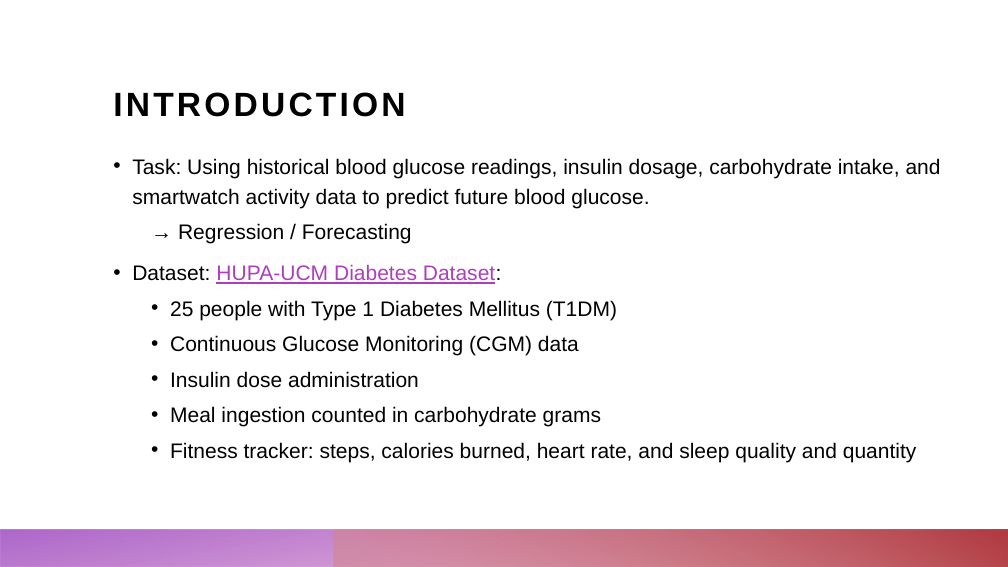
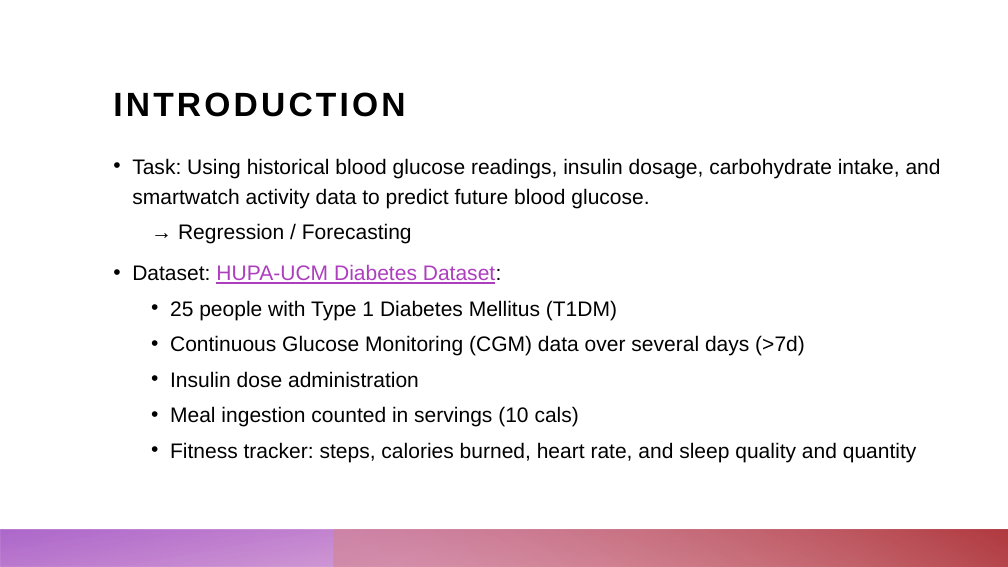
Before and after one commit to ChristopherKunze-Git/AdvancedTimeSeriesCourse-Engineering-Data, a slide deck: slide 2 of 4_Presentation/Blood_glucose_prediction.pptx. Drawn at 1008x567 pixels with LibreOffice and Linux fonts; fonts in the diff are those of the drawing. Boxes give left, top, right and bottom in pixels: in the first picture for what was removed or moved away, otherwise in the second. Text is boxed around its words. In the diff, an @@ line names an element or a change of style, - is before the commit and + after.

Commit message:
presentation+

```diff
--- a/4_Presentation/Blood_glucose_prediction.pptx
+++ b/4_Presentation/Blood_glucose_prediction.pptx
@@ text at <box>170,335,805,356</box>: text changed @@
-  • Continuous Glucose Monitoring (CGM) data
+  • Continuous Glucose Monitoring (CGM) data over several days (>7d)
@@ text at <box>170,406,579,427</box>: text changed @@
-  • Meal ingestion counted in carbohydrate grams
+  • Meal ingestion counted in servings (10 cals)
```
Also in this commit, not shown: 5 other slides changed, 5 slides added.
